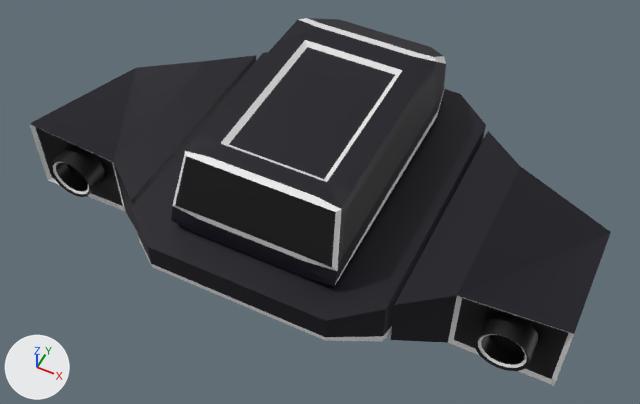
Before and after pictures for a commit that changed the Blender file Assets/03_Models/Tank.blend.
Both versions are drawn from a 50 mm camera at (15.7, -29.8, 39.8) aimed at (0.9, -0.2, 2.8). The axes (+X, +Y, +Z) are drawn at lower left. The lights are the same throughout.

Objects in the first picture: 'Left Arm', 'Right Arm', 'Top', 'Top.001', 'Top.004'.
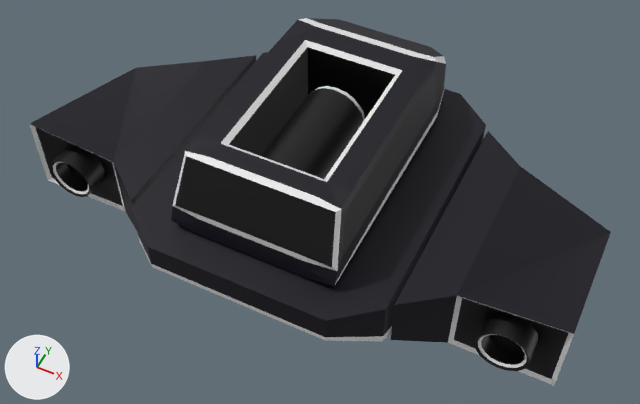
Scene script edits in JSON lines:
```json
{"op": "add", "block": "ob_top_001", "code": "ob_top_001.hide_set(True)"}
```

Where the change shows, as pixel boxes [x1, y1, x2, y2] in the pictures (640 x 404 px):
```json
{"object": "Top.001", "change": "hidden", "before": [229, 47, 395, 179], "on screen": "black"}
{"object": "Top.003", "change": "unchanged, uncovered by the edit", "after": [261, 88, 363, 179]}
```
